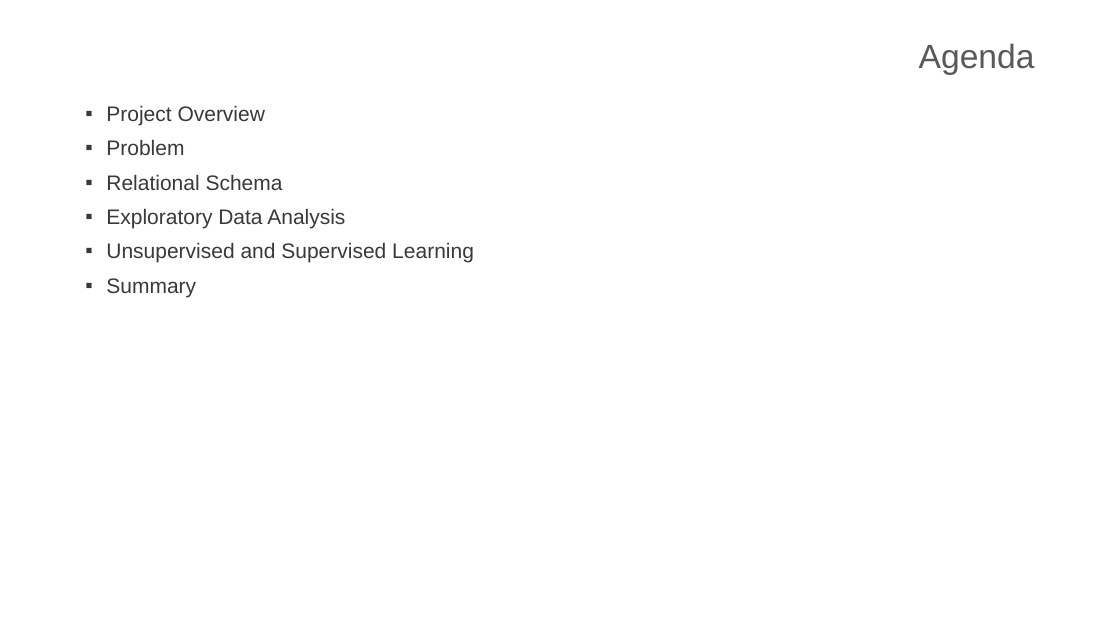
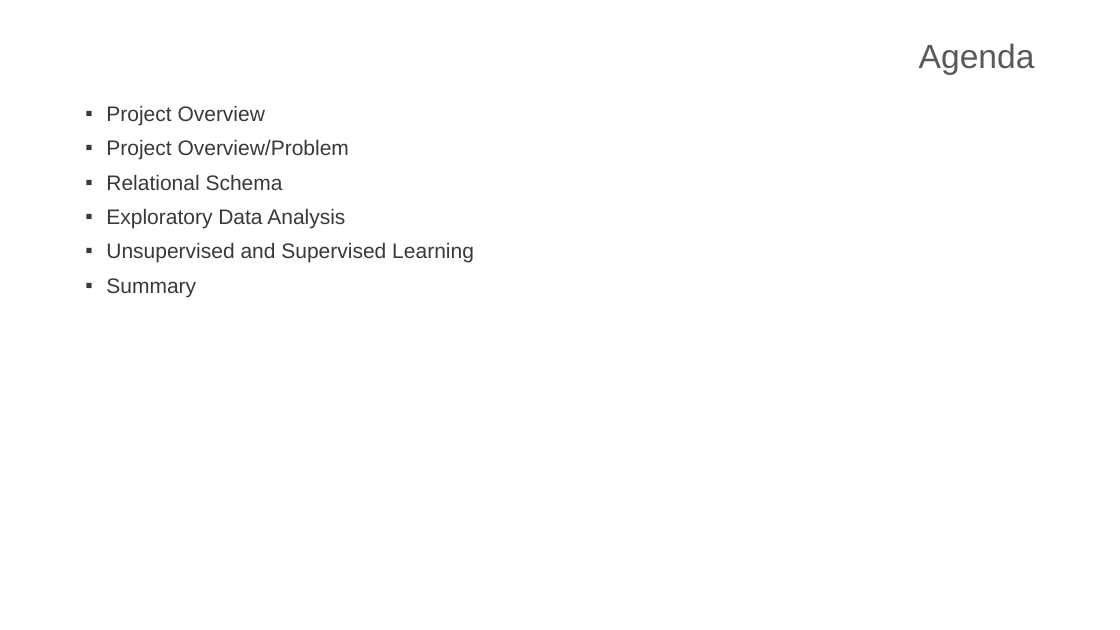
Before and after one commit to ap12798/Big-Data, a slide deck: slide 2 of Yelp.pptx. Drawn at 1120x630 pixels with LibreOffice and Linux fonts; fonts in the diff are those of the drawing; background and template pictures are left out. Boxes give left, top, right and bottom in pixels: in the first picture for what was removed or moved away, otherwise in the second. Text is boxed around its words. In the diff, an @@ line names an element or a change of style, - is before the commit and + after.

```diff
--- a/Yelp.pptx
+++ b/Yelp.pptx
@@ text at (106, 139, 349, 160): text changed @@
-▪ Problem
+▪ Project Overview/Problem
```
Also in this commit, not shown: 13 other slides changed, 1 slide added, 1 slide removed.
